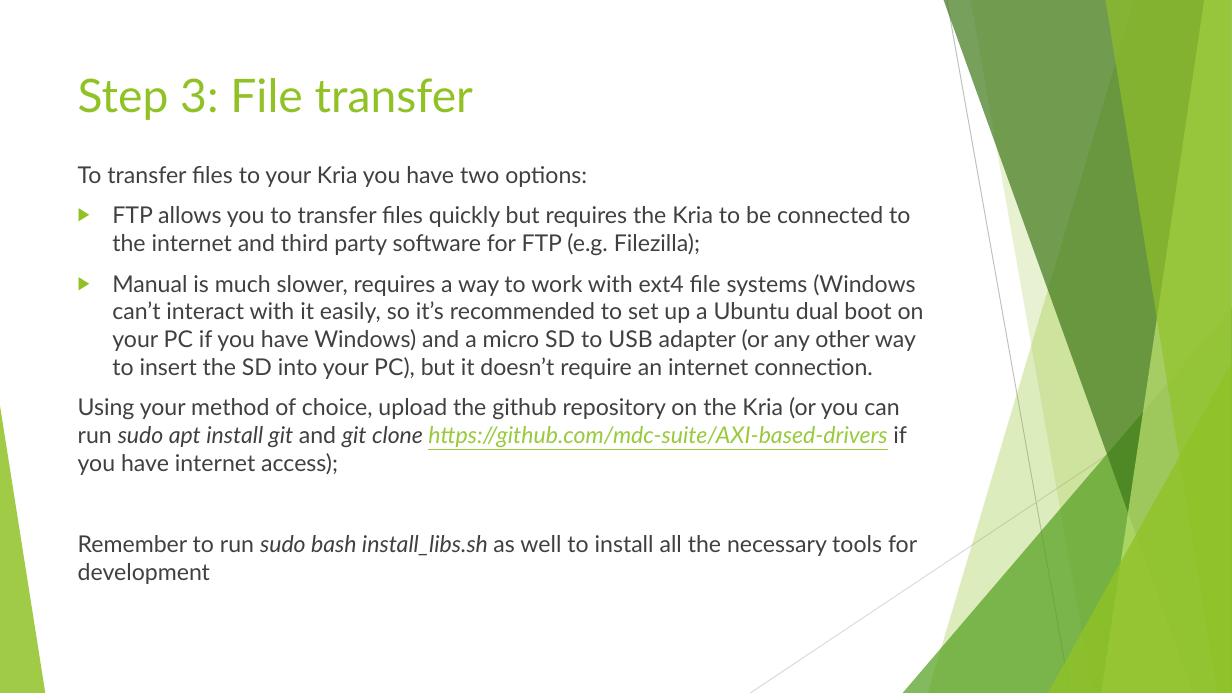
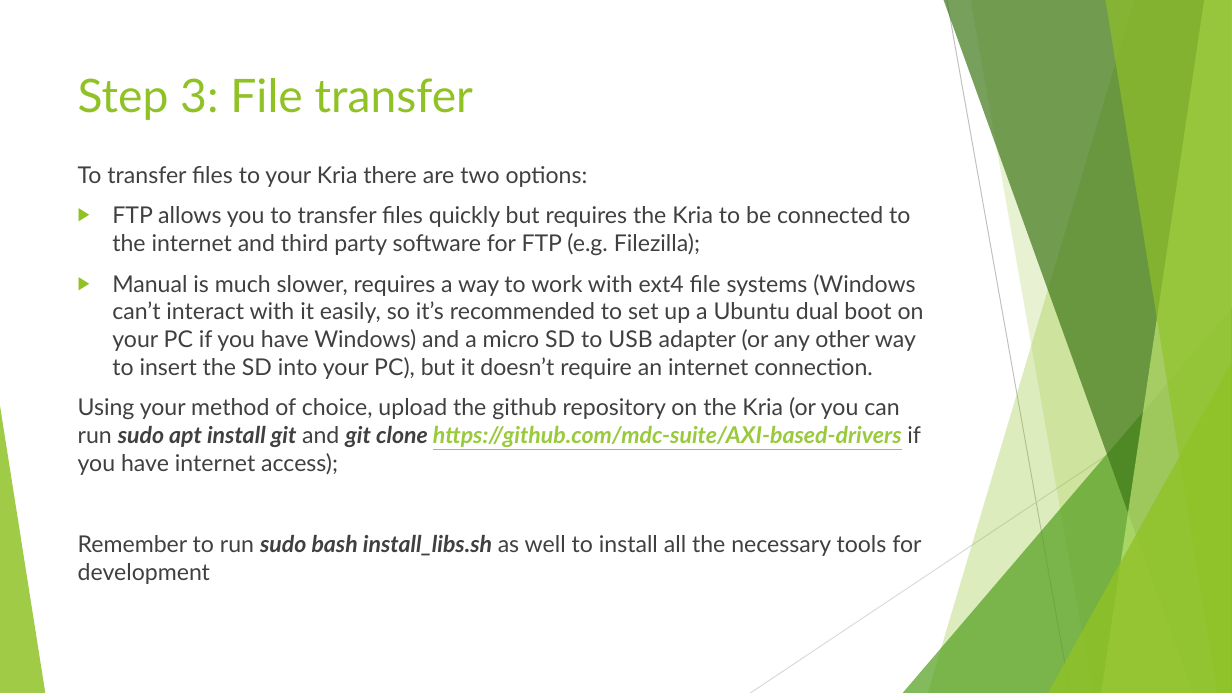
Before and after one commit to GiuseppeSatta/AXI-based-drivers, a slide deck: slide 8 of AXI DMA Driver Test Instructions.pptx (slide 5 before the commit). Drawn at 1232x693 pixels with LibreOffice and Linux fonts; fonts in the diff are those of the drawing. Boxes give left, top, right and bottom in pixels: in the first picture for what was removed or moved away, otherwise in the second. Text is boxed around its words. In the diff, an @@ line names an element or a change of style, - is before the commit and + after.

```diff
--- a/AXI DMA Driver Test Instructions.pptx
+++ b/AXI DMA Driver Test Instructions.pptx
@@ text at bbox=[78, 166, 588, 187]: text changed @@
-To transfer files to your Kria you have two options:
+To transfer files to your Kria there are two options:
@@ text at bbox=[78, 397, 921, 584]: bold on in "sudo apt install git git clone https://github.com/mdc-suite/ ...", "sudo bash install_libs.sh" @@
```
Also in this commit, not shown: 4 other slides changed, 6 slides added, 1 slide removed.
